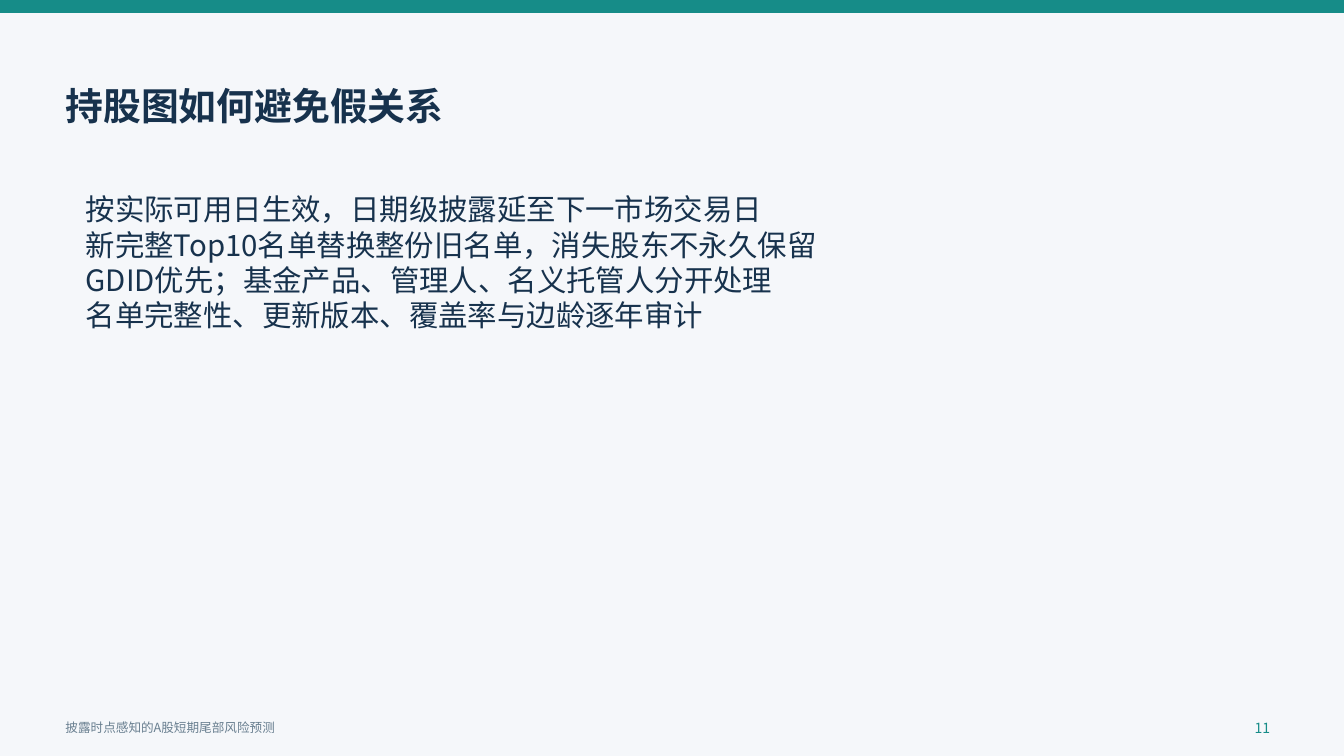
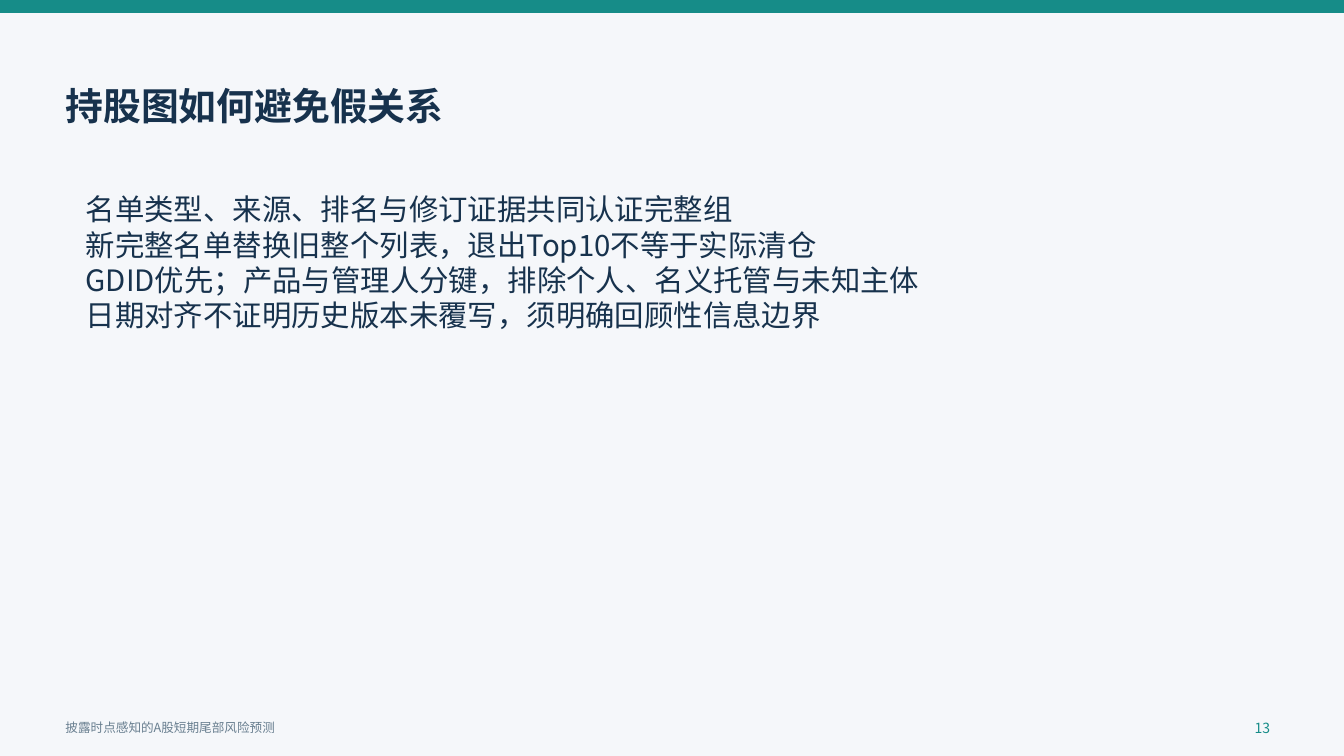
Before and after one commit to QiuKunYuan/llm-event-tail-risk-, a slide deck: slide 13 of docs/开题报告/开题答辩汇报.pptx (slide 11 before the commit). Drawn at 1344x756 pixels with LibreOffice and Linux fonts; fonts in the diff are those of the drawing. Boxes give left, top, right and bottom in pixels: in the first picture for what was removed or moved away, otherwise in the second. Text is boxed around its words. In the diff, an @@ line names an element or a change of style, - is before the commit and + after.

```diff
--- a/docs/开题报告/开题答辩汇报.pptx
+++ b/docs/开题报告/开题答辩汇报.pptx
@@ text at [86, 195, 920, 329]: text changed @@
-按实际可用日生效，日期级披露延至下一市场交易日
-新完整Top10名单替换整份旧名单，消失股东不永久保留
-GDID优先；基金产品、管理人、名义托管人分开处理
-名单完整性、更新版本、覆盖率与边龄逐年审计
+名单类型、来源、排名与修订证据共同认证完整组
+新完整名单替换旧整个列表，退出Top10不等于实际清仓
+GDID优先；产品与管理人分键，排除个人、名义托管与未知主体
+日期对齐不证明历史版本未覆写，须明确回顾性信息边界
@@ text at [1255, 722, 1271, 733]: text changed @@
-11
+13
```
Also in this commit, not shown: 19 other slides changed, 4 slides added, 36 other files.
